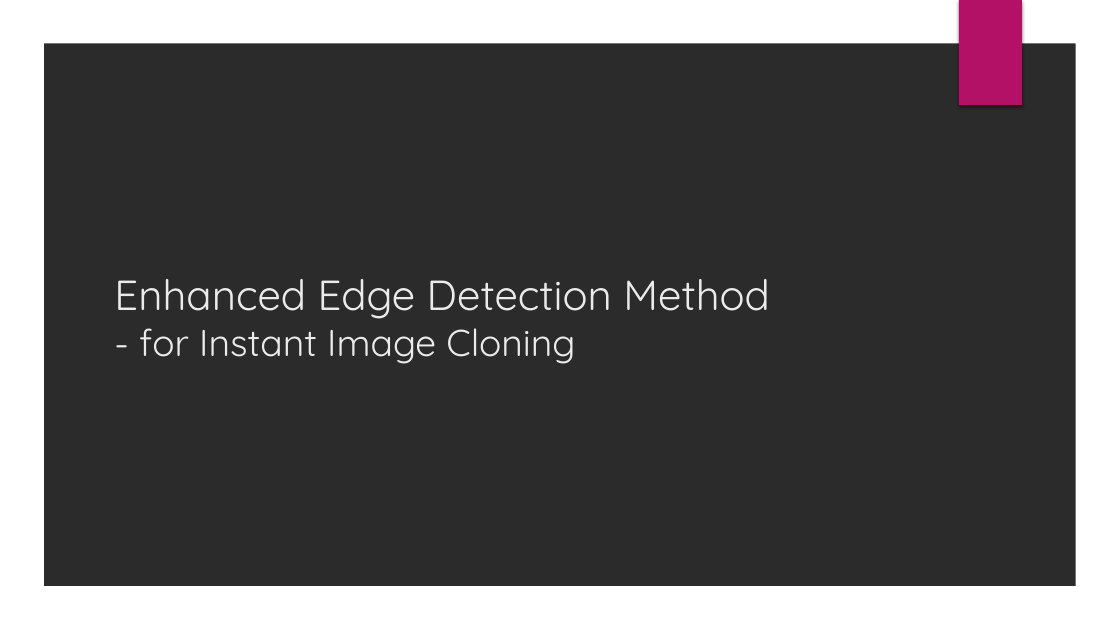
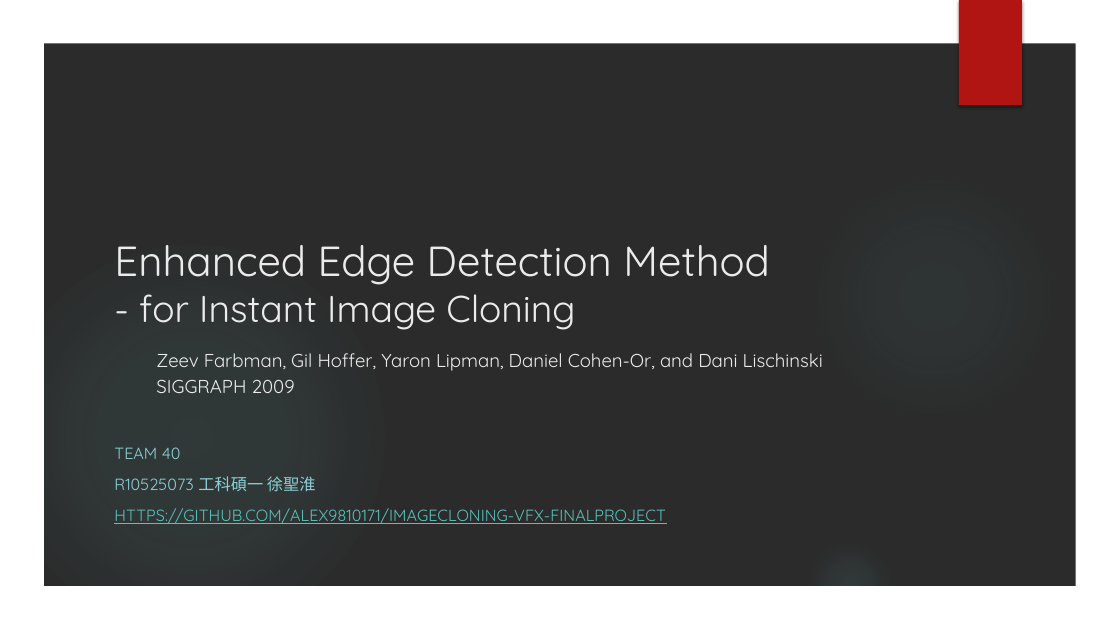
Before and after one commit to alex9810171/ImageCloning-VFX2022-Spring, a slide deck: slide 1 of doc/demo_slide.pptx. Drawn at 1120x630 pixels with LibreOffice and Linux fonts; fonts in the diff are those of the drawing; background and template pictures are left out; a plain dark background stands for a picture behind light text. Boxes give left, top, right and bottom in pixels: in the first picture for what was removed or moved away, otherwise in the second. Text is boxed around its words. In the diff, an @@ line names an element or a change of style, - is before the commit and + after.

```diff
--- a/doc/demo_slide.pptx
+++ b/doc/demo_slide.pptx
@@ rectangle at [959, 0, 1022, 105]: fill #B31166 to #B01513 @@
@@ ellipse added at [805, 168, 1064, 427], fill gradient #5F9C9D @@
@@ ellipse added at [0, 245, 385, 630], fill gradient #5F9C9D @@
@@ title at [114, 245, 823, 393]: text changed; size 36 to 16 pt @@
-Enhanced Edge Detection Method
-- for Instant Image Cloning
+Enhanced Edge Detection Method
+- for Instant Image Cloning
+Zeev Farbman, Gil Hoffer, Yaron Lipman, Daniel Cohen-Or, and Dani Lischinski
+SIGGRAPH 2009
@@ subtitle added at [114, 447, 665, 524], 13.9 pt, text #58C1BA, underline @@
+TEAM 40
+R10525073 工科碩一 徐聖淮
+HTTPS://GITHUB.COM/ALEX9810171/IMAGECLONING-VFX-FINALPROJECT
@@ ellipse added at [805, 539, 896, 630], fill gradient #5F9C9D @@
```
Also in this commit, not shown: 1 other slide changed, 6 slides added, 1 slide removed, 10 other files.
